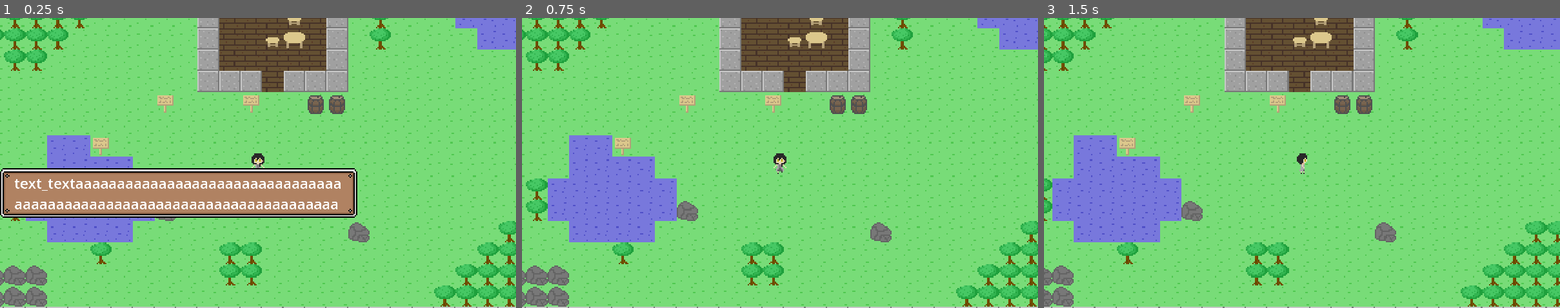
Above: before the commit, frames 1-3 (left to right).
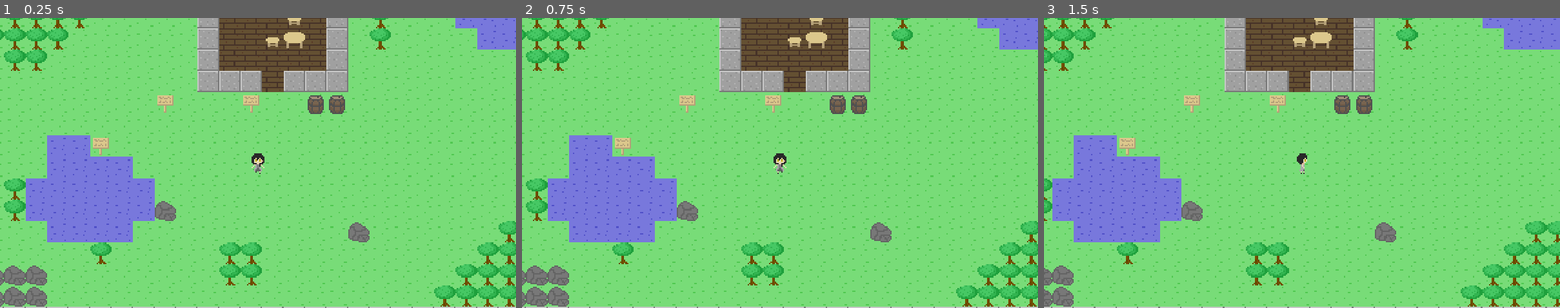
Above: after the commit, the same moments.

Repository: ktmage/test_game
Game: Godot game, scene res://main.tscn
Two runs of this game, one before a commit and one after it. Both use one fixed random seed, a clock stepped at 60 frames per second and the inputs below.
Inputs (mouse positions are in pixels of both pictures, inside the frame that each line leads up to):
- Up to frame 1 (0.25 s): no input
- Up to frame 2 (0.75 s): click (702, 192) at 0.52 s
- Up to frame 3 (1.5 s): tap Enter at 1.25 s; hold Right (ui_right) from 1.28 s (still down); hold F (interact) from 1.28 s (still down)

The runs differ from the first frame. In frame 1, 12% of the frame differs, in the area x 0-70%, y 51-69%; in frame 2, nothing differs; in frame 3, nothing differs.

Commit message:
[update] : 看板を表示
看板からテキストが表示されるようにした

Diff:
--- a/main.tscn
+++ b/main.tscn
@@ -1,14 +1,35 @@
-[gd_scene load_steps=4 format=3 uid="uid://l3suecgu468x"]
+[gd_scene load_steps=5 format=3 uid="uid://l3suecgu468x"]
 
 [ext_resource type="PackedScene" uid="uid://dp0etike2pqgs" path="res://test_map.tscn" id="1_6hrxc"]
 [ext_resource type="PackedScene" uid="uid://c7to6cf114d1x" path="res://player.tscn" id="2_xl6nu"]
 [ext_resource type="PackedScene" uid="uid://brwmhv81kd6qq" path="res://textbox_manager.tscn" id="3_ldgew"]
 
+[sub_resource type="GDScript" id="GDScript_54pf3"]
+script/source = "extends Node2D
+signal S_send_text
+
+# Called when the node enters the scene tree for the first time.
+func _ready():
+	pass
+
+
+# Called every frame. 'delta' is the elapsed time since the previous frame.
+func _process(delta):
+	pass
+
+
+func send_textbox(text):
+	print(\"send_textbox!!\")
+	print(\"ooo\",text)
+	#S_send_text.emit(text)
+"
+
 [node name="main" type="Node2D"]
+script = SubResource("GDScript_54pf3")
 
-[node name="TileMap" parent="." instance=ExtResource("1_6hrxc")]
+[node name="test_map" parent="." instance=ExtResource("1_6hrxc")]
+
+[node name="textbox_manager" parent="." instance=ExtResource("3_ldgew")]
 
 [node name="Player" parent="." instance=ExtResource("2_xl6nu")]
 position = Vector2(253, 388)
-
-[node name="textbox_manager" parent="." instance=ExtResource("3_ldgew")]
--- a/project.godot
+++ b/project.godot
@@ -18,6 +18,7 @@
 [autoload]
 
 InteractManager="*res://interact_manager.gd"
+TextboxManager="*res://textbox_manager.gd"
 
 [display]
 
--- a/signboard.gd
+++ b/signboard.gd
@@ -1,10 +1,13 @@
 extends StaticBody2D
 
 @onready var interaction_area: InteractionArea = $InteractionArea
+
 
 # Called when the node enters the scene tree for the first time.
 func _ready():
 	interaction_area.interact = Callable(self, "_on_interact")
 
+
 func _on_interact():
 	print("看板には何も書かれていない。")
+	TextboxManager.main_textbox("看板にはなにも書かれていない。")
--- a/textbox_manager.gd
+++ b/textbox_manager.gd
@@ -10,7 +10,7 @@
 func _ready():
 	screen_size = get_viewport().size
 	scale_size = 3
-	main_textbox("text_textaaaaaaaaaaaaaaaaaaaaaaaaaaaaaaaaaaaaaaaaaaaaaaaaaaaaaaaaaaaaaaaaaaaaaaaaaaaaaaaaaaaaaaaaaaaaaaaaaaaaaaaaaaaaaaaaaaaaaaaaaaa")
+	#main_textbox("")
 
 # Called every frame. 'delta' is the elapsed time since the previous frame.
 func _process(delta):
